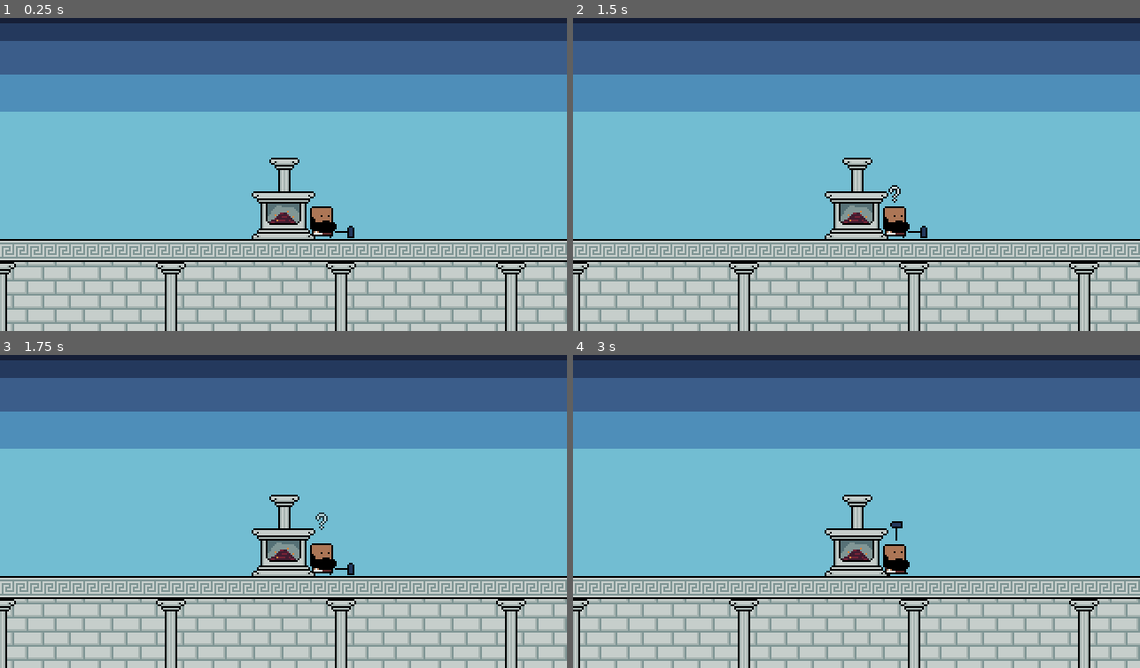
Above: before the commit, frames 1-4 (two rows, left to right).
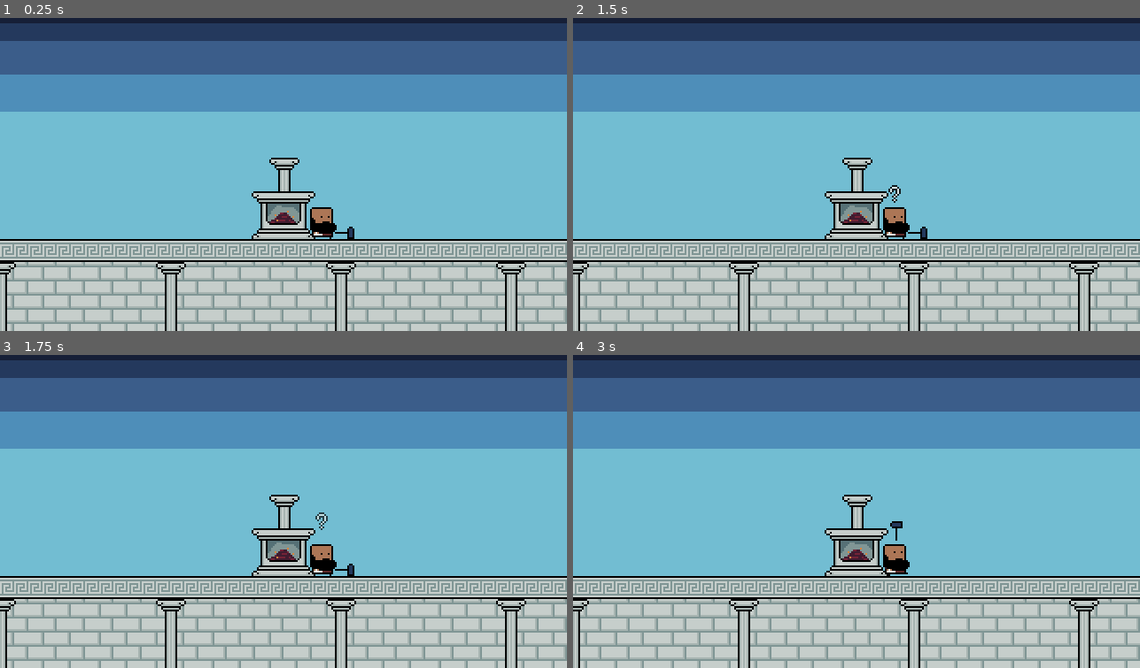
Above: after the commit, the same moments.

Repository: dmitriy-shmilo/secret-santa-2021
Game: Godot game, scene res://game_screen/game_screen.tscn
Same seed, same stepped clock (60 frames per second), same inputs: the game is played once before the commit and once after it.
Inputs (mouse positions are in pixels of both pictures, inside the frame that each line leads up to):
- Up to frame 1 (0.25 s): no input
- Up to frame 2 (1.5 s): tap Enter at 0.5 s; move the mouse to (981, 155) at 0.52 s; hold D (right) 0.53-1.28 s; click (981, 155) at 0.67 s; tap Space at 1.25 s; move the mouse to (743, 187) at 1.27 s; hold S (down) from 1.28 s (still down)
- Up to frame 3 (1.75 s): keep holding S (down)
- Up to frame 4 (3 s): tap Enter at 2 s; move the mouse to (913, 439) at 2.02 s; release S (down) at 2.03 s; hold D (right) 2.03-2.78 s; tap Space at 2.75 s; move the mouse to (828, 570) at 2.77 s; hold W (up) from 2.78 s (still down); click (828, 570) at 2.92 s

The runs differ from the first frame. In frame 1, less than 0.1% of the frame differs, in the area x 54-63%, y 60-71%; in frame 2, less than 0.1%; in frame 3, less than 0.1%; in frame 4, nothing differs.

Commit message:
Fix incorrect character offset.

Diff:
--- a/src/game_screen/character.tscn
+++ b/src/game_screen/character.tscn
@@ -16,7 +16,7 @@
 "times": PoolRealArray( 0 ),
 "transitions": PoolRealArray( 1 ),
 "update": 0,
-"values": [ Rect2( 0, 0, 32, 65 ) ]
+"values": [ Rect2( 0, 0, 32, 64 ) ]
 }
 tracks/1/type = "value"
 tracks/1/path = NodePath("Sprite:position")
@@ -287,7 +287,7 @@
 texture = ExtResource( 1 )
 offset = Vector2( 0, -32 )
 region_enabled = true
-region_rect = Rect2( 0, 0, 32, 65 )
+region_rect = Rect2( 0, 0, 32, 64 )
 
 [node name="Emotion" type="Sprite" parent="."]
 self_modulate = Color( 1, 1, 1, 0 )
